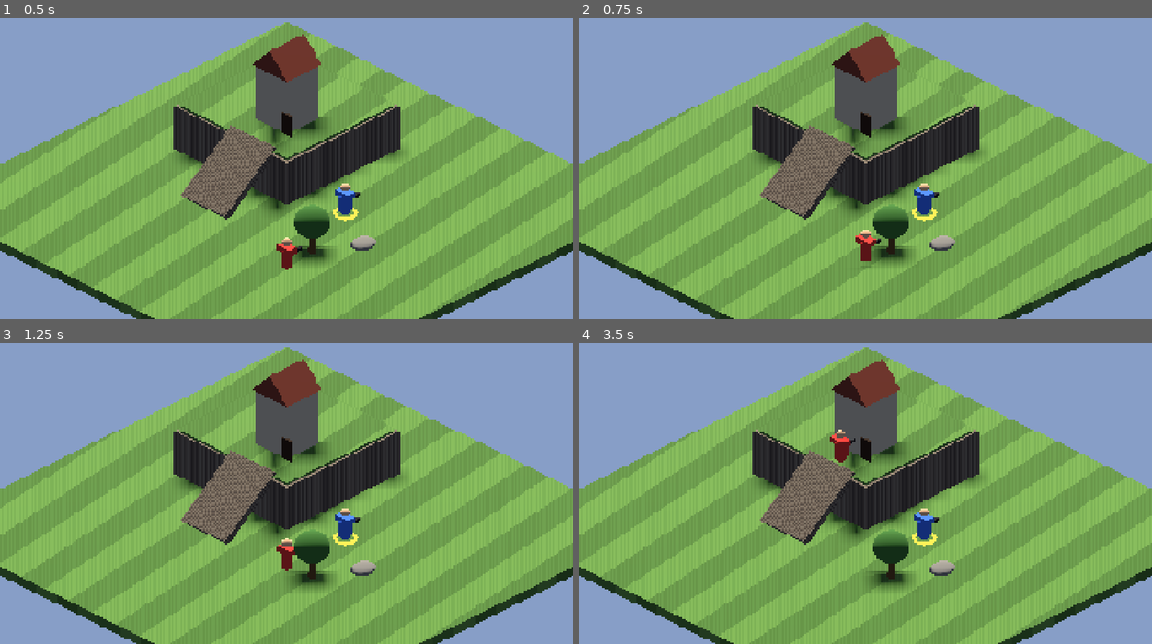
Above: before the commit, frames 1-4 (two rows, left to right).
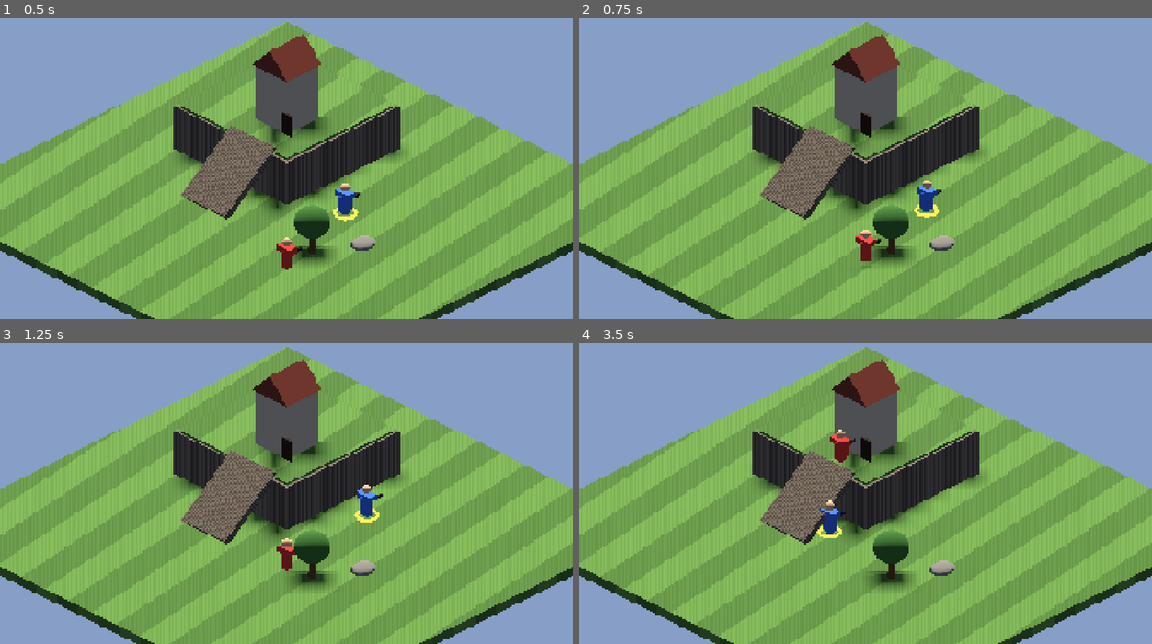
Above: after the commit, the same moments.

Repository: saman-mb/crusade-rts
Game: Godot game, scene res://spike/ortho3d/ortho3d_spike.tscn
Two runs of this game, one before a commit and one after it. Both use one fixed random seed, a clock stepped at 60 frames per second and the inputs below. This scene is started directly instead of the project's main scene.
Inputs (mouse positions are in pixels of both pictures, inside the frame that each line leads up to):
- Up to frame 1 (0.5 s): no input
- Up to frame 2 (0.75 s): tap Enter at 0.5 s; move the mouse to (991, 141) at 0.52 s; hold . (dev_time_fwd) from 0.53 s (still down); tap S (cam_down) at 0.6 s; click (991, 141) at 0.67 s
- Up to frame 3 (1.25 s): keep holding . (dev_time_fwd)
- Up to frame 4 (3.5 s): release . (dev_time_fwd) at 1.25 s; drag from (750, 499) to (836, 547) at 1.27 s; move the mouse to (922, 412) at 2.02 s; hold . (dev_time_fwd) 2.03-2.75 s; tap D (cam_right) at 2.1 s; drag from (836, 547) to (693, 433) at 2.77 s

Frame 1 is identical in both runs. In frame 2, 0.3% of the frame differs, in the area x 58-64%, y 54-68%; in frame 3, 0.7%, in the area x 58-67%, y 47-68%; in frame 4, 0.7%.
Error before the commit: Invalid access to property or key 'direct_space_state' on a base object of type 'null instance'. (res://spike/ortho3d/spike_world.gd:208)

Commit message:
fix(spike): 3D picking read wrong world property (null direct_space_state)
`_subvp.world_3d` returns only a manually-assigned override World3D, which
is null when the SubViewport auto-creates its own world via own_world_3d.
Every LMB click errored at spike_world.gd:208. Use find_world_3d(), which
returns the effective world actually in use, so the ray query resolves.

Validates the "3D picking" claim in ADR 0001.

Co-Authored-By: Claude Opus 4.8 (1M context) <noreply@anthropic.com>

Diff:
--- a/spike/ortho3d/spike_world.gd
+++ b/spike/ortho3d/spike_world.gd
@@ -205,7 +205,7 @@
 	var vp_pos := _to_subviewport(mb.position)
 	var from := _cam.project_ray_origin(vp_pos)
 	var dir := _cam.project_ray_normal(vp_pos)
-	var space := _subvp.world_3d.direct_space_state
+	var space := _subvp.find_world_3d().direct_space_state
 	# Try units first.
 	var q := PhysicsRayQueryParameters3D.create(from, from + dir * 200.0, UNITS_LAYER)
 	var hit := space.intersect_ray(q)
